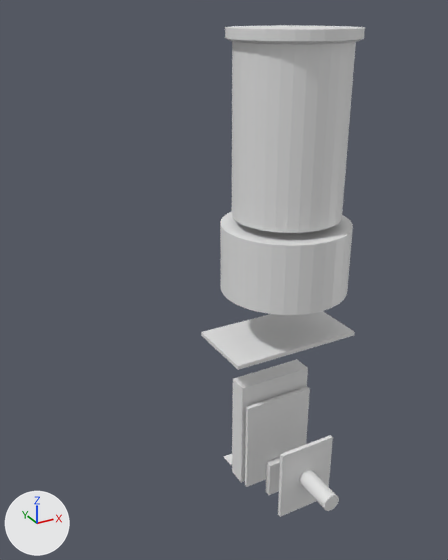
The Blender file case.blend, before and after one commit.
Before and after are seen from a 50 mm camera at (-7.75, -11.15, 6.78) aimed at (-1.66, -0.08, 1.24). Arrows for +X, +Y and +Z are at lower left; the lights stay in place. The same objects are shown in both versions, whatever each file hides.

Before the edit, the objects in view are built like this:
```python
me_cube_002 = bpy.data.meshes.new('Cube.002')
me_cube_002.from_pydata(...)  # a 32-sided cylinder along z spanning x -0.2..0.2, y -0.3..0.3, z -21.4..-1.0; a box spanning x -1.0..1.0, y -1.0..1.0, z -1.0..1.0
me_cube_003 = bpy.data.meshes.new('Cube.003')
me_cube_003.from_pydata(...)  # a box spanning x -1.0..1.0, y -1.0..1.0, z -1.0..1.0
me_cylinder_003 = bpy.data.meshes.new('Cylinder.003')
me_cylinder_003.from_pydata(...)  # a 32-sided cylinder along z spanning x -1.0..1.0, y -1.0..1.0, z -1.0..1.91
ob_battery = bpy.data.objects.new('Battery', me_cube_003)
ob_battery.location = (0.0, 0.4, -3.44)
ob_battery.rotation_euler = (0.0, 1.571, 0.0)  # degrees (0, 90, 0)
ob_battery.scale = (1.5, 0.25, 1.0)
ob_buzzer = bpy.data.objects.new('Buzzer', me_cylinder_003)
ob_buzzer.location = (0.0, 0.0, 1.24)
ob_buzzer.scale = (1.5, 1.5, 0.55)
ob_led = bpy.data.objects.new('LED', me_cube_002)
ob_led.location = (0.0, -1.31, -4.02)
ob_led.rotation_euler = (-1.571, 4.712, 0.0)  # degrees (-90, 270, 0)
ob_led.scale = (0.95, 0.75, 0.05)
# also in view: 'Charger' at (0.0, -0.09, -3.91); 'Button' at (0.0, 0.0, 4.45); 'Arduino' at (-0.1, 0.0, -0.55)
```
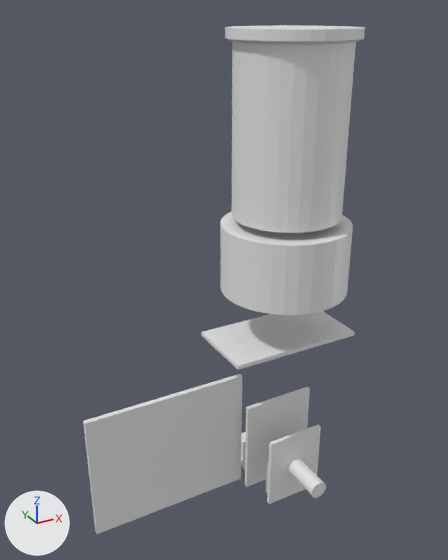
Where the newer file only moved an object's origin or applied its transform, the numbers keep the older frame.

What differs and where, as boxes [x1, y1, x2, y2] in the pictures (448 x 560 px):
'Battery', reshaped (108% wider, 29% taller): before [232, 359, 308, 483]; after [83, 374, 242, 534]
'LED', moved: before [278, 435, 339, 517]; after [267, 424, 326, 504]

Edits to the bpy script that builds the scene:
```text
Change me_cube_003:
    where me_cube_003.from_pydata(...)  # 8 vertices, 6 faces; spans x -1.0..1.0, y -1.0..1.0, z -1.0..1.0
    used by ob_battery; location = (0.0, 0.4, -3.44); rotation_euler = (0.0, 1.571, 0.0), in degrees (0, 90, 0); scale = (1.5, 0.25, 1.0)
    me_cube_003 part 1
    me_cube_003.vertices[0].co: (-1.0, -1.0, -1.0) -> (-1.1, 0.15, -0.84)
    me_cube_003.vertices[1].co: (-1.0, -1.0, 1.0) -> (1.1, 0.15, -0.84)
    me_cube_003.vertices[2].co: (-1.0, 1.0, -1.0) -> (-1.1, 0.65, -0.84)
    me_cube_003.vertices[3].co: (-1.0, 1.0, 1.0) -> (1.1, 0.65, -0.84)
    me_cube_003.vertices[4].co: (1.0, -1.0, -1.0) -> (-1.1, 0.15, -4.94)
    me_cube_003.vertices[5].co: (1.0, -1.0, 1.0) -> (1.1, 0.15, -4.94)
    me_cube_003.vertices[6].co: (1.0, 1.0, -1.0) -> (-1.1, 0.65, -4.94)
    me_cube_003.vertices[7].co: (1.0, 1.0, 1.0) -> (1.1, 0.65, -4.94)
Change ob_led:
    ob_led.location: (0.0, -1.31, -4.02) -> (0.0, -0.81, -4.02)
```
